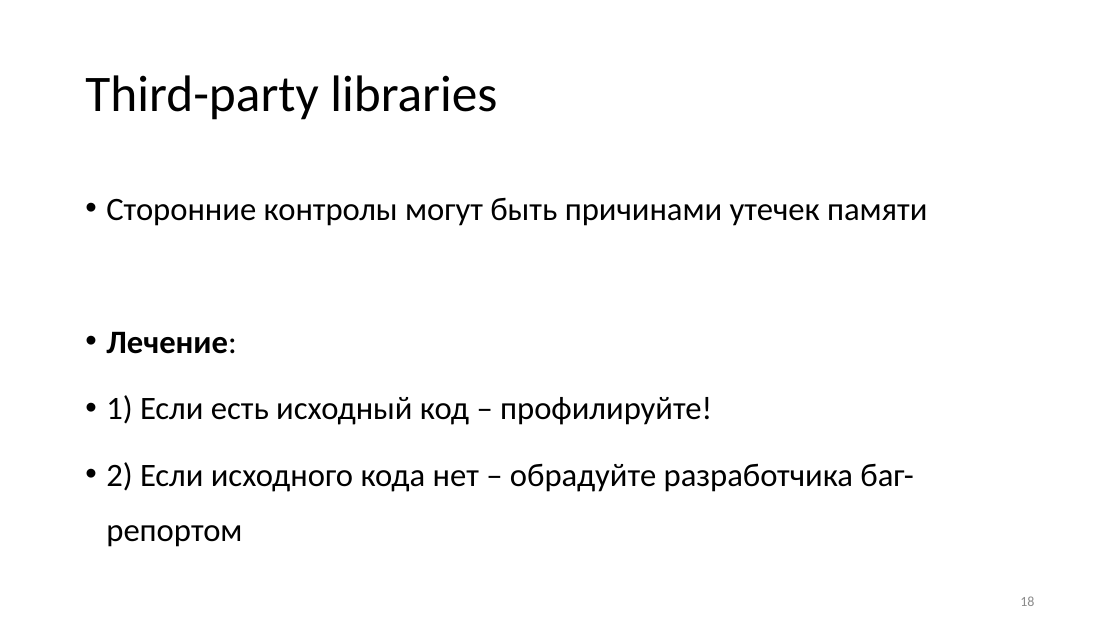
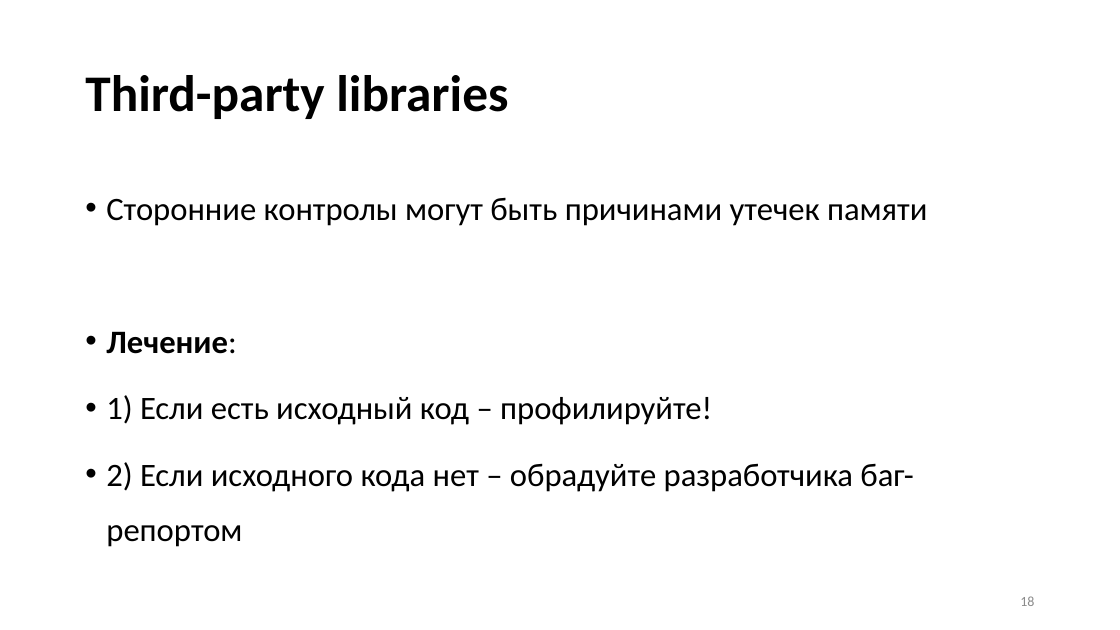
Before and after one commit to Talrandel/MemoryLeak, a slide deck: slide 18 of Утечки памяти.pptx. Drawn at 1120x630 pixels with LibreOffice and Linux fonts; fonts in the diff are those of the drawing. Boxes give left, top, right and bottom in pixels: in the first picture for what was removed or moved away, otherwise in the second. Text is boxed around its words. In the diff, an @@ line names an element or a change of style, - is before the commit and + after.

```diff
--- a/Утечки памяти.pptx
+++ b/Утечки памяти.pptx
@@ title "Third-party libraries" at <box>85,75,508,119</box>: bold on @@
```
Also in this commit, not shown: 3 other slides changed, 23 other files.
